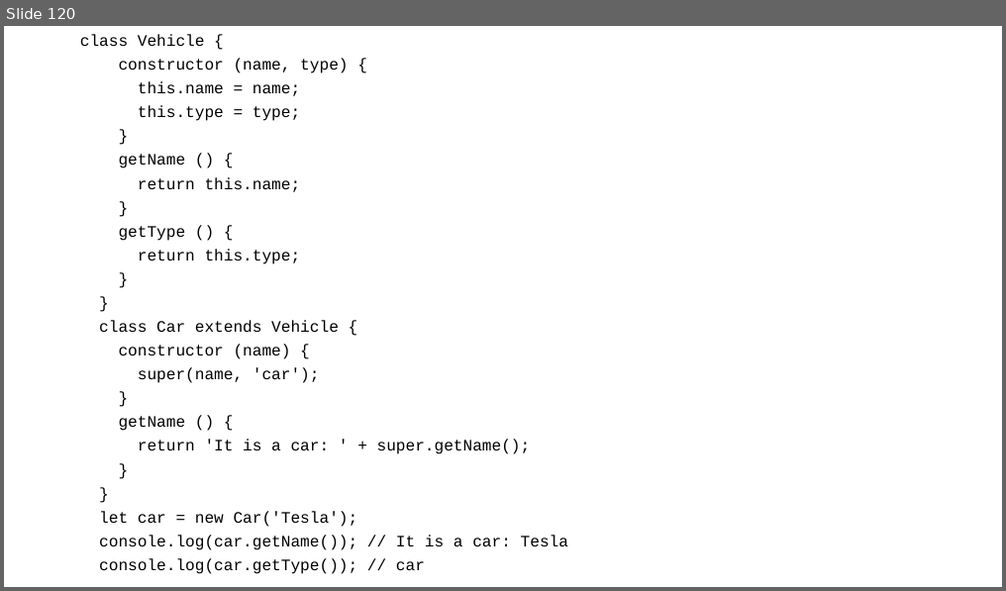
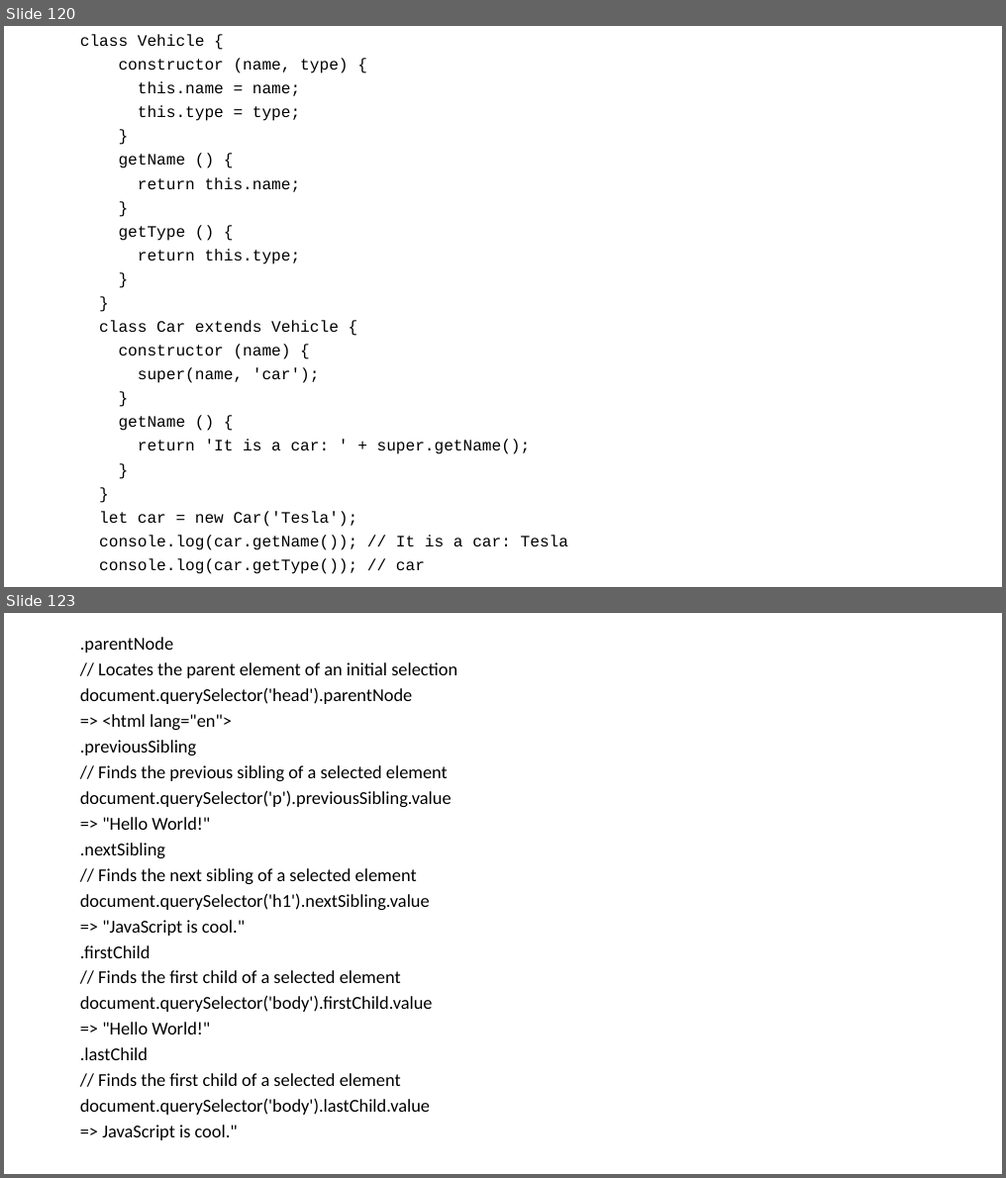
Before and after one commit to smishra1000/full_stack_react_node, a slide deck: frontend/notes.pptx. Shown one above the other, each under a label of ours: slide 120 before the commit, slides 120 and 123 after it; the slides between them are not shown. The pictures are 1006x591 and 1006x1178 pixels, drawn with LibreOffice and Linux fonts; fonts in the diff are those of the drawing. Boxes give left, top, right and bottom in pixels: in the first picture for what was removed or moved away, otherwise in the second. Text is boxed around its words. In the diff, an @@ line names an element or a change of style, - is before the commit and + after.

```diff
--- a/frontend/notes.pptx
+++ b/frontend/notes.pptx
@@ slide 123 added at box(4, 613, 1002, 1174), background #FFFFFF @@
@@ text added at box(80, 637, 457, 1141), 17.5 pt, text #000000 @@
+.parentNode
+// Locates the parent element of an initial selection
+document.querySelector('head').parentNode
+=> <html lang="en">
+.previousSibling
+// Finds the previous sibling of a selected element
+document.querySelector('p').previousSibling.value
+=> "Hello World!"
+.nextSibling
+// Finds the next sibling of a selected element
+document.querySelector('h1').nextSibling.value
+=> "JavaScript is cool."
+.firstChild
+// Finds the first child of a selected element
+document.querySelector('body').firstChild.value
+=> "Hello World!"
+.lastChild
+// Finds the first child of a selected element
+document.querySelector('body').lastChild.value
+=> JavaScript is cool."
```
Also in this commit, not shown: 6 other slides added, 13 other files.
